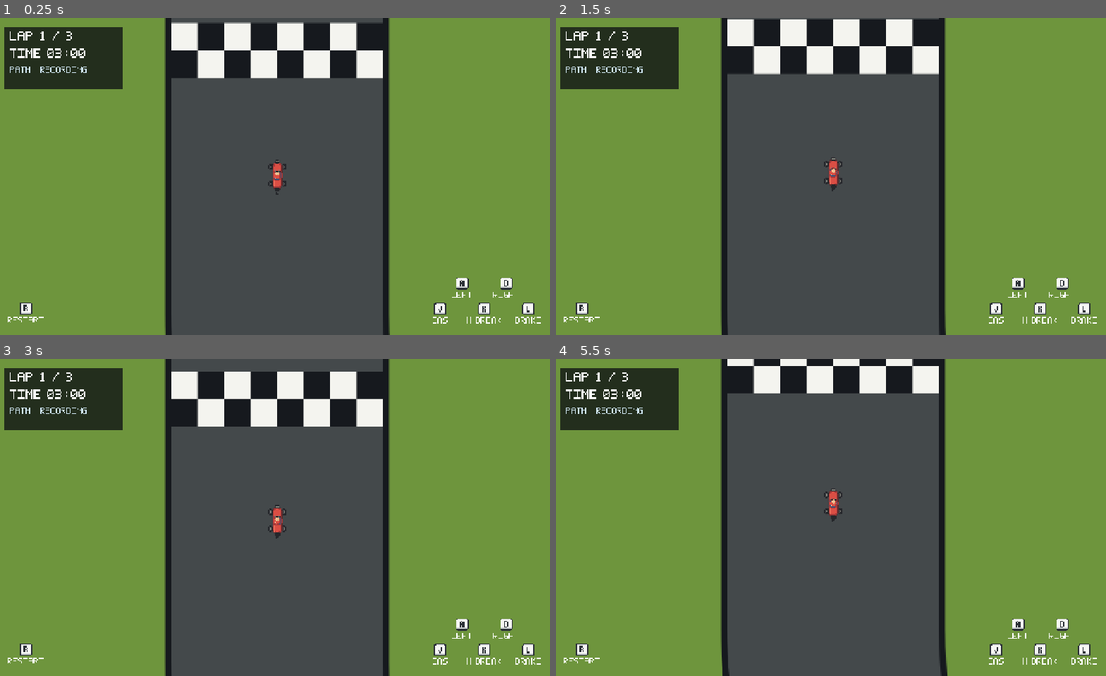
Above: before the commit, frames 1-4 (two rows, left to right).
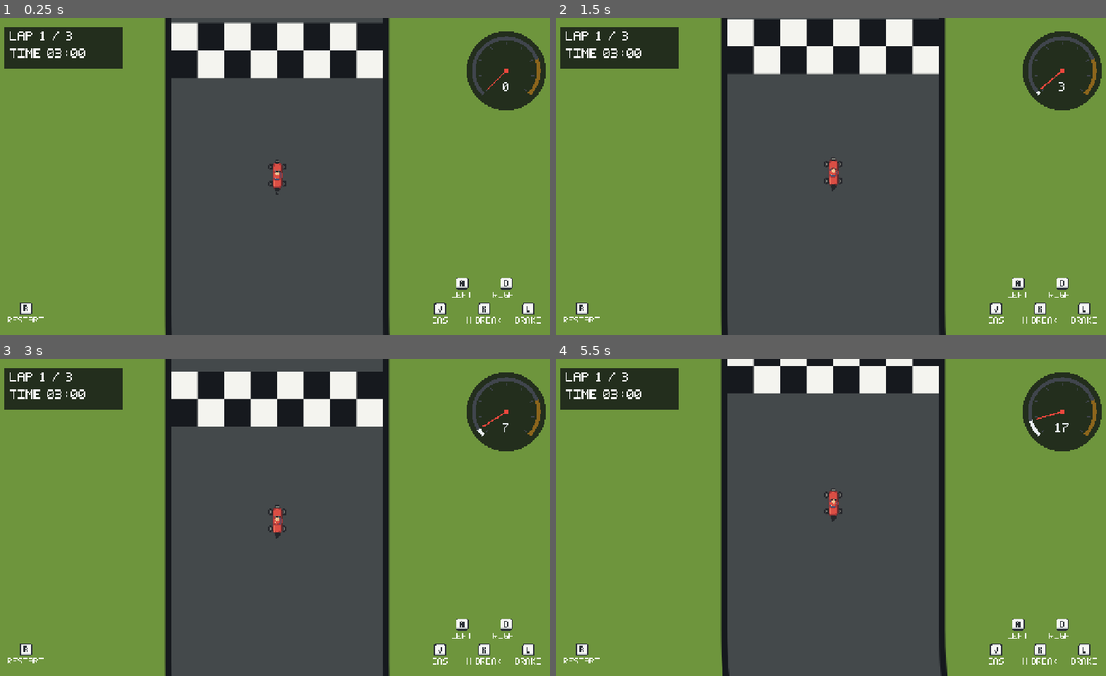
Above: after the commit, the same moments.

Repository: sucary/initial-b
Game: Godot game, scene res://scenes/game.tscn
The game is run twice, just before and just after one commit, with the same random seed, the same clock (stepped at 60 frames per second) and the same inputs.
Inputs:
- Up to frame 1 (0.25 s): no input
- Up to frame 2 (1.5 s): tap Enter at 0.5 s; hold D (steer_right) 0.53-1.28 s; tap R at 0.6, 1.35 s; tap Space at 1.25 s; hold L (brake) from 1.28 s (still down)
- Up to frame 3 (3 s): release L (brake) at 2.03 s; hold D (steer_right) 2.03-2.78 s; tap R at 2.1, 2.85 s; tap Enter at 2.75 s; hold J (accelerate) from 2.78 s (still down)
- Up to frame 4 (5.5 s): release J (accelerate) at 3.53 s; hold A (steer_left) 3.53-5.03 s; tap R at 3.6, 4.35, 5.1 s; tap Space at 4.25 s; tap Enter at 5 s; hold L (brake) from 5.03 s (still down)

The runs differ from the first frame. In frame 1, 4.2% of the frame differs, in the area x 0-100%, y 4-30%; in frame 2, 4.2%; in frame 3, 4.2%; in frame 4, 4.2%.

Commit message:
feat: add dashboard and braiding indicator

Diff:
--- a/scenes/game.tscn
+++ b/scenes/game.tscn
@@ -16,6 +16,7 @@
 [ext_resource type="FontFile" uid="uid://chpbs2pq6meuy" path="res://assets/fonts/kart-pixel.fnt" id="10_pixel_font"]
 [ext_resource type="Script" path="res://scripts/path.gd" id="11_lap_path"]
 [ext_resource type="Script" path="res://scripts/course_objects.gd" id="12_course"]
+[ext_resource type="Script" path="res://scripts/speed_dashboard.gd" id="13_speed_dashboard"]
 
 [sub_resource type="RectangleShape2D" id="RectangleShape2D_kart"]
 size = Vector2(60, 32)
@@ -235,7 +236,7 @@
 offset_left = 20.0
 offset_top = 20.0
 offset_right = 290.0
-offset_bottom = 160.0
+offset_bottom = 116.0
 mouse_filter = 2
 color = Color(0.055, 0.065, 0.08, 0.78)
 
@@ -263,28 +264,17 @@
 theme_override_font_sizes/font_size = 24
 text = "TIME 03:00"
 
-[node name="PathStatusLabel" type="Label" parent="HUD/RacePanel"]
-texture_filter = 1
-layout_mode = 0
-offset_left = 14.0
-offset_top = 90.0
-offset_right = 256.0
-offset_bottom = 124.0
-theme_override_colors/font_color = Color(0.82, 0.91, 0.96, 1)
-theme_override_fonts/font = ExtResource("10_pixel_font")
-theme_override_font_sizes/font_size = 16
-text = "PATH: RECORDING"
-
-[node name="PathEffectLabel" type="Label" parent="HUD/RacePanel"]
-texture_filter = 1
-layout_mode = 0
-offset_left = 14.0
-offset_top = 116.0
-offset_right = 256.0
-offset_bottom = 150.0
-theme_override_colors/font_color = Color(1, 0.86, 0.35, 1)
-theme_override_fonts/font = ExtResource("10_pixel_font")
-theme_override_font_sizes/font_size = 16
+[node name="SpeedDashboard" type="Control" parent="HUD"]
+layout_mode = 3
+anchors_preset = 1
+anchor_left = 1.0
+anchor_right = 1.0
+offset_left = -220.0
+offset_top = 20.0
+offset_right = -20.0
+offset_bottom = 270.0
+mouse_filter = 2
+script = ExtResource("13_speed_dashboard")
 
 [node name="ResultPanel" type="ColorRect" parent="HUD" unique_id=585436228]
 visible = false
--- a/scripts/game_manager.gd
+++ b/scripts/game_manager.gd
@@ -17,8 +17,7 @@
 @onready var camera: Camera2D = $Camera
 @onready var lap_label: Label = $HUD/RacePanel/LapLabel
 @onready var time_label: Label = $HUD/RacePanel/TimeLabel
-@onready var path_status_label: Label = $HUD/RacePanel/PathStatusLabel
-@onready var path_effect_label: Label = $HUD/RacePanel/PathEffectLabel
+@onready var speed_dashboard: SpeedDashboard = $HUD/SpeedDashboard
 @onready var result_panel: ColorRect = $HUD/ResultPanel
 @onready var result_label: Label = $HUD/ResultPanel/ResultLabel
 
@@ -154,17 +153,7 @@
 func _update_hud() -> void:
 	lap_label.text = "LAP %d / %d" % [mini(completed_laps + 1, TOTAL_LAPS), TOTAL_LAPS]
 	time_label.text = "TIME %s" % _format_time(time_left)
-	path_effect_label.text = ""
-	if not lap_path.has_previous_path():
-		path_status_label.text = "PATH: RECORDING"
-		return
-	var multiplier := path_effects.effect_multiplier()
-	var strength := "X%.1f" % multiplier if multiplier > 0.0 else "OFF"
-	path_status_label.text = "PATH: %s %s" % [path_effects.state_name(), strength]
-	if path_effects.is_braiding():
-		path_effect_label.text = "BRAID X%.1f %.1fS" % [path_effects.braid_boost(), path_effects.window_left]
-	elif path_effects.window_left > 0.0:
-		path_effect_label.text = "CROSSED %.1fS" % path_effects.window_left
+	speed_dashboard.show_state(kart.velocity.length(), path_effects.effect_crossings, path_effects.window_left / PathEffects.BRAID_WINDOW_SECONDS, path_effects.is_maxed(), lap_path.state_color(path_effects.state))
 
 
 func _on_path_crossed(_total_crossings: int) -> void:
--- a/scripts/path.gd
+++ b/scripts/path.gd
@@ -227,6 +227,10 @@
 	return global_transform * Transform2D((end - start).angle(), start.lerp(end, along))
 
 
+func state_color(state: PathEffects.State) -> Color:
+	return _core_colors[STATE_TEXTURES[state][1]]
+
+
 func set_appearance(state: PathEffects.State, active: bool) -> void:
 	var texture: Texture2D = STATE_TEXTURES[state][1 if active else 0]
 	_ribbon.texture = texture
--- a/scripts/path_effects.gd
+++ b/scripts/path_effects.gd
@@ -6,7 +6,6 @@
 enum State { ICE, MUD, LIGHTNING }
 enum Source { ITEM_BOX, BRAID, TIMER }
 
-const STATE_NAMES := ["ICE", "MUD", "LIGHTNING"]
 const BRAID_WINDOW_SECONDS := 2.5
 const STATE_TIMER_SECONDS := 10.0
 const CROSSING_MULTIPLIER_STEP := 0.5
@@ -17,8 +16,8 @@
 const MUD_RECOVERY_PER_SECOND := 0.35
 const BRAID_BOOST_STEP := 0.1
 const MAX_BRAID_BOOST := 1.4
-const BRAID_THRESHOLD_MIN := 4
-const BRAID_THRESHOLD_MAX := 6
+const BRAID_THRESHOLD_MIN := 5
+const BRAID_THRESHOLD_MAX := 7
 const ICE_TURN_PER_MULTIPLIER := 0.3
 const MUD_SPEED_PER_MULTIPLIER := 0.18
 const MUD_TURN_PER_MULTIPLIER := 0.2
@@ -117,6 +116,10 @@
 	return minf(1.0 + CROSSING_MULTIPLIER_STEP * effect_crossings, MAX_EFFECT_MULTIPLIER)
 
 
+func is_maxed() -> bool:
+	return window_left > 0.0 and _crossing_multiplier() >= MAX_EFFECT_MULTIPLIER and braid_boost() >= MAX_BRAID_BOOST
+
+
 func braid_boost() -> float:
 	if not is_braiding():
 		return 1.0
@@ -133,10 +136,6 @@
 
 func turn_scale() -> float:
 	return _blended_scales().z
-
-
-func state_name() -> String:
-	return STATE_NAMES[state]
 
 
 func _blended_scales() -> Vector3:
@@ -168,6 +167,11 @@
 	blend_left = STATE_BLEND_SECONDS
 	state = new_state as State
 	state_timer = 0.0
+	if source != Source.ITEM_BOX:
+		effect_crossings = 0
+		braid_crossings = 0
+		window_left = 0.0
+		decaying_multiplier = 1.0
 	state_changed.emit(state, source)
 
 
--- /dev/null
+++ b/scripts/speed_dashboard.gd
@@ -0,0 +1,113 @@
+extends Control
+class_name SpeedDashboard
+
+const FONT: FontFile = preload("res://assets/fonts/kart-pixel.fnt")
+const SPEED_DISPLAY_SCALE := 0.2
+const NEEDLE_RESPONSE := 12.0
+const DIAL_CENTER := Vector2(100, 100)
+const DIAL_RADIUS := 80.0
+const SWEEP_START := PI * 0.75
+const SWEEP := PI * 1.5
+const TICKS := 8
+const PANEL_COLOR := Color(0.055, 0.065, 0.08, 0.78)
+const TRACK_COLOR := Color(0.25, 0.27, 0.3)
+const FILL_COLOR := Color(0.92, 0.94, 0.96)
+const BOOST_COLOR := Color(1, 0.72, 0.2)
+const NEEDLE_COLOR := Color(0.93, 0.28, 0.24)
+const COUNTER_TOP := 196.0
+const SLIDER_SIZE := Vector2(140, 8)
+const MAX_FONT_SIZE := 12
+const MAX_GAP := 4.0
+const MAX_SHAKE := 2
+const STROKE_SIZE := 4
+const STROKE_COLOR := Color(0.055, 0.065, 0.08)
+
+var speed := 0.0
+var shown_speed := 0.0
+var braid_count := 0
+var window_fraction := 0.0
+var maxed := false
+var effect_color := BOOST_COLOR
+
+
+func show_state(new_speed: float, new_braid_count: int, new_window_fraction: float, new_maxed: bool, new_effect_color: Color) -> void:
+	speed = new_speed
+	braid_count = new_braid_count
+	window_fraction = clampf(new_window_fraction, 0.0, 1.0)
+	maxed = new_maxed
+	effect_color = new_effect_color
+
+
+func speed_text() -> String:
+	return str(roundi(shown_speed * SPEED_DISPLAY_SCALE))
+
+
+func counter_text() -> String:
+	if window_fraction <= 0.0 or braid_count <= 0:
+		return ""
+	return "%dX" % braid_count
+
+
+func max_text() -> String:
+	return "MAX" if maxed and not counter_text().is_empty() else ""
+
+
+func shake_offset() -> Vector2:
+	if max_text().is_empty():
+		return Vector2.ZERO
+	return Vector2(randi_range(-MAX_SHAKE, MAX_SHAKE), randi_range(-MAX_SHAKE, MAX_SHAKE))
+
+
+func needle_angle() -> float:
+	return SWEEP_START + SWEEP * clampf(shown_speed / PlayerKart.MAX_SPEED, 0.0, 1.0)
+
+
+func _ready() -> void:
+	mouse_filter = Control.MOUSE_FILTER_IGNORE
+	texture_filter = CanvasItem.TEXTURE_FILTER_NEAREST
+
+
+func _process(delta: float) -> void:
+	shown_speed = lerpf(shown_speed, speed, 1.0 - exp(-NEEDLE_RESPONSE * delta))
+	queue_redraw()
+
+
+func _draw() -> void:
+	draw_circle(DIAL_CENTER, DIAL_RADIUS + 10.0, PANEL_COLOR)
+	var boost_start := SWEEP_START + SWEEP * PlayerKart.TOP_SPEED / PlayerKart.MAX_SPEED
+	draw_arc(DIAL_CENTER, DIAL_RADIUS - 6.0, SWEEP_START, boost_start, 48, TRACK_COLOR, 8.0)
+	draw_arc(DIAL_CENTER, DIAL_RADIUS - 6.0, boost_start, SWEEP_START + SWEEP, 16, BOOST_COLOR.darkened(0.45), 8.0)
+	var fill_end := needle_angle()
+	draw_arc(DIAL_CENTER, DIAL_RADIUS - 6.0, SWEEP_START, minf(fill_end, boost_start), 48, FILL_COLOR, 8.0)
+	if fill_end > boost_start:
+		draw_arc(DIAL_CENTER, DIAL_RADIUS - 6.0, boost_start, fill_end, 16, BOOST_COLOR, 8.0)
+	for tick in range(TICKS + 1):
+		var direction := Vector2.from_angle(SWEEP_START + SWEEP * tick / TICKS)
+		draw_line(DIAL_CENTER + direction * (DIAL_RADIUS - 22.0), DIAL_CENTER + direction * (DIAL_RADIUS - 14.0), TRACK_COLOR, 2.0)
+	draw_line(DIAL_CENTER, DIAL_CENTER + Vector2.from_angle(fill_end) * (DIAL_RADIUS - 18.0), NEEDLE_COLOR, 3.0)
+	draw_circle(DIAL_CENTER, 6.0, NEEDLE_COLOR)
+	draw_string(FONT, Vector2(0, DIAL_CENTER.y + 46.0), speed_text(), HORIZONTAL_ALIGNMENT_CENTER, DIAL_CENTER.x * 2.0, 24, FILL_COLOR)
+	var counter := counter_text()
+	if counter.is_empty():
+		return
+	var slider := Rect2(Vector2(DIAL_CENTER.x - SLIDER_SIZE.x * 0.5, COUNTER_TOP + 36.0), SLIDER_SIZE)
+	var shake := shake_offset()
+	slider.position += shake
+	var tag := max_text()
+	var counter_width := FONT.get_string_size(counter, HORIZONTAL_ALIGNMENT_LEFT, -1, 24).x
+	var tag_width := FONT.get_string_size(tag, HORIZONTAL_ALIGNMENT_LEFT, -1, MAX_FONT_SIZE).x if not tag.is_empty() else 0.0
+	var left := DIAL_CENTER.x - (counter_width + (MAX_GAP + tag_width if not tag.is_empty() else 0.0)) * 0.5
+	var baseline := COUNTER_TOP + 24.0
+	_draw_stroked(Vector2(left, baseline) + shake, counter, 24)
+	if not tag.is_empty():
+		_draw_stroked(Vector2(left + counter_width + MAX_GAP, baseline) + shake, tag, MAX_FONT_SIZE)
+	draw_rect(slider.grow(STROKE_SIZE * 0.5), STROKE_COLOR)
+	draw_rect(slider, TRACK_COLOR)
+	draw_rect(Rect2(slider.position, Vector2(slider.size.x * window_fraction, slider.size.y)), effect_color)
+
+
+func _draw_stroked(position: Vector2, text: String, font_size: int) -> void:
+	var reach := maxf(roundf(STROKE_SIZE * 0.5 * font_size / 24.0), 1.0)
+	for offset in [Vector2(-reach, -reach), Vector2(0, -reach), Vector2(reach, -reach), Vector2(-reach, 0), Vector2(reach, 0), Vector2(-reach, reach), Vector2(0, reach), Vector2(reach, reach)]:
+		draw_string(FONT, position + offset, text, HORIZONTAL_ALIGNMENT_LEFT, -1, font_size, STROKE_COLOR)
+	draw_string(FONT, position, text, HORIZONTAL_ALIGNMENT_LEFT, -1, font_size, effect_color)
Not shown, added: scripts/speed_dashboard.gd.uid
